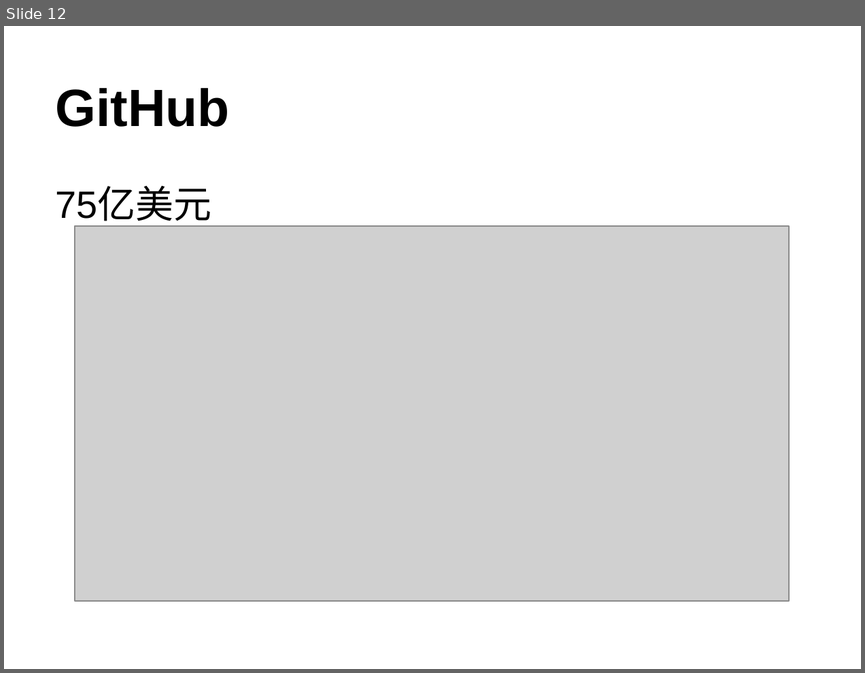
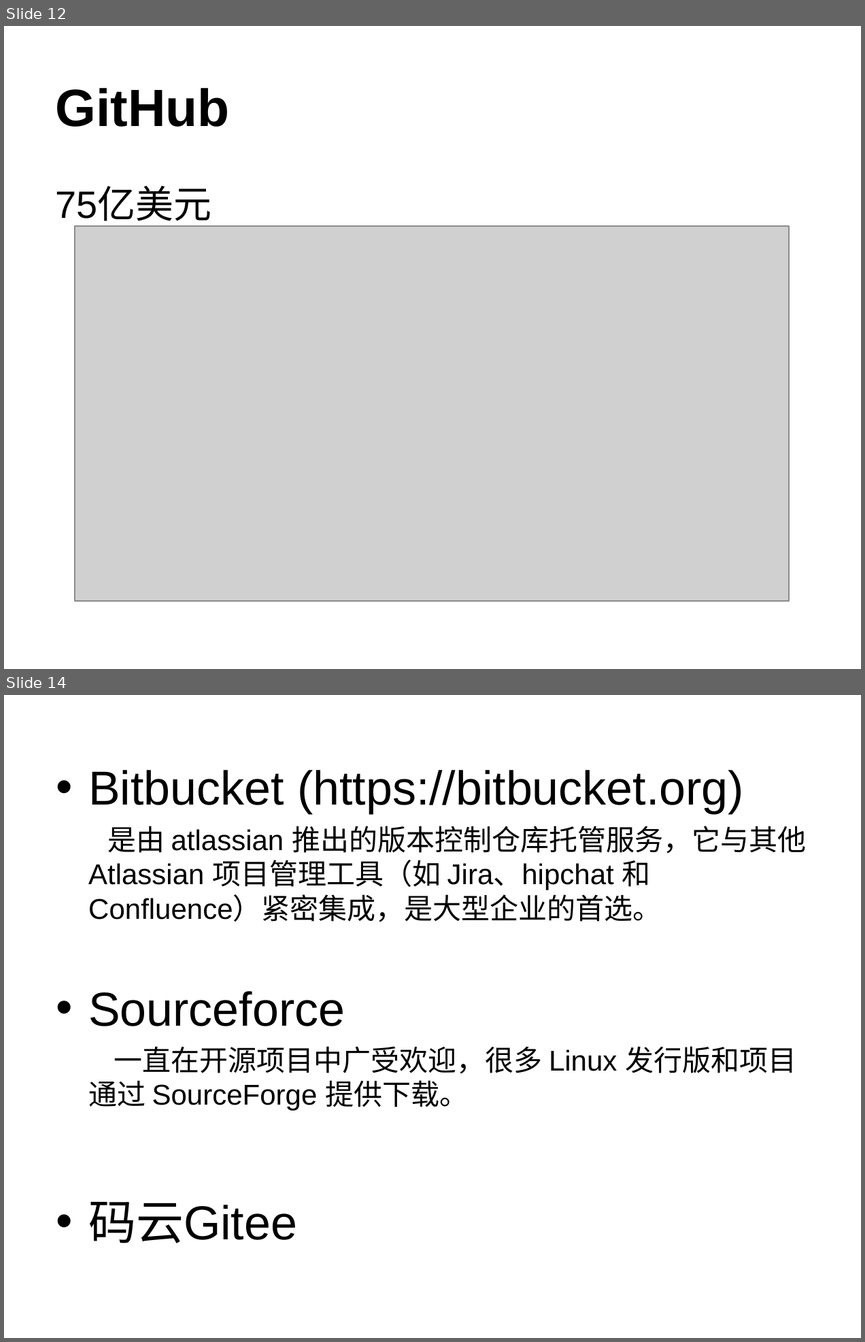
Before and after one commit to lxmxhh/git-intro, a slide deck: Git.ppt. Shown one above the other, each under a label of ours: slide 12 before the commit, slides 12 and 14 after it; the slides between them are not shown. The pictures are 865x673 and 865x1342 pixels, drawn with LibreOffice and Linux fonts; fonts in the diff are those of the drawing; grey boxes stand for pictures. Boxes give left, top, right and bottom in pixels: in the first picture for what was removed or moved away, otherwise in the second. Text is boxed around its words. In the diff, an @@ line names an element or a change of style, - is before the commit and + after.

```diff
--- a/Git.ppt
+++ b/Git.ppt
@@ slide 14 added at (x1=4, y1=695, x2=861, y2=1338), background #FFFFFF @@
@@ text added at (x1=88, y1=770, x2=806, y2=1243), 24 pt, text #000000 @@
+• Bitbucket (https://bitbucket.org)
+是由 atlassian 推出的版本控制仓库托管服务，它与其他 Atlassian 项目管理工具（如 Jira、hipchat 和 Confluence）紧密集成，是大型企业的首选。
+• Sourceforce
+一直在开源项目中广受欢迎，很多 Linux 发行版和项目通过 SourceForge 提供下载。
+• 码云Gitee
```
Also in this commit, not shown: 7 slides changed, 4 other slides added, 4 slides removed.
